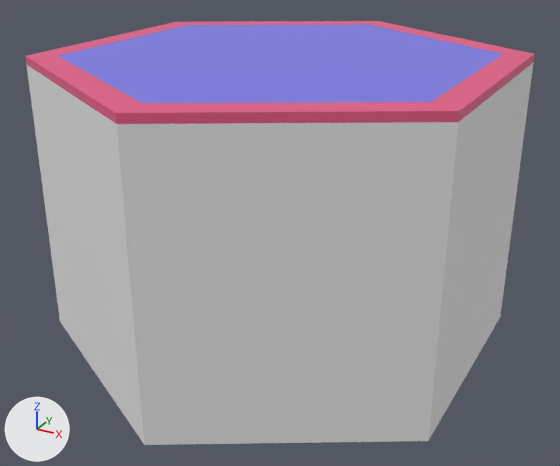
The FBX model 4XM/Assets/Prefabs/Tiles/hexBase.fbx as it was, and as the next commit left it.
Before and after are seen from a 50 mm camera at (1.48, -2.7, 0.59) aimed at (0.02, -0.06, -0.73). Arrows for +X, +Y and +Z are at lower left; the lights stay in place. Where no turn or scale is listed for an object, it has been applied to the vertices.

Before the edit, the objects in view are built like this:
```python
me_cylinder_003 = bpy.data.meshes.new('Cylinder.003')
me_cylinder_003.from_pydata(...)  # 36 vertices, 34 faces; spans x -0.87..0.87, y -1.0..1.0, z -0.58..0.61
# faces by material slot: [2, 12, 20]
me_cylinder_003.materials.append(mat_material_001)  # blue #7c7ae7
me_cylinder_003.materials.append(mat_material_002)  # pink #e75b88
me_cylinder_003.materials.append(mat_material_003)  # white #e7e7e7
# before: 30 (0.0, 0.88, 0.61) at pixel (368, 24), 31 (0.76, 0.44, 0.61) at pixel (503, 53), 32 (0.76, -0.44, 0.61) at pixel (431, 101), 33 (0.0, -0.88, 0.61) at pixel (142, 103), 34 (-0.76, -0.44, 0.61) at pixel (57, 55)
# before: 35 (-0.76, 0.44, 0.61) at pixel (186, 24)
ob_cylinder_002 = bpy.data.objects.new('Cylinder.002', me_cylinder_003)
ob_cylinder_002.location = (0.0, 0.0, -0.607)
```
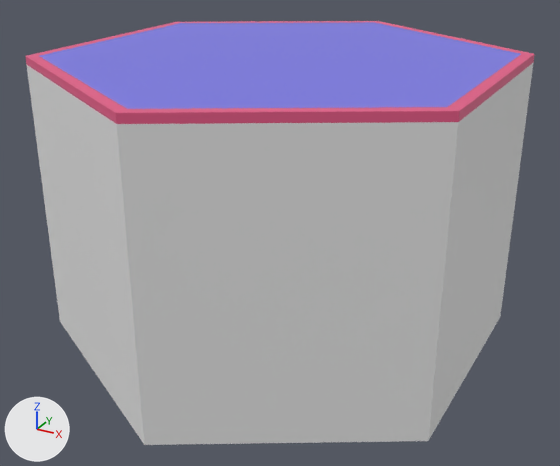
What differs and where, as boxes [x1, y1, x2, y2] in the pictures (560 x 466 px):
part 1 of me_cylinder_003, cut back: [26, 21, 534, 113] in both

The change in detail:
me_cylinder_003 has 36 vertices, 34 faces and spans x -0.87..0.87, y -1.0..1.0, z -0.58..0.61.
me_cylinder_003 is used by ob_cylinder_002; location (0.0, 0.0, -0.607).
Verts and faces of me_cylinder_003; kept vertices keep their numbers, new ones are numbered from 36.
Part 1, on me_cylinder_003:
Faces deleted: (30, 35, 34, 33), (30, 33, 32, 31).
Vertex 30 moves to (0.0, 0.95, 0.61), pixel (374, 22).
Vertex 31 moves to (0.82, 0.47, 0.61), pixel (521, 53).
Vertex 32 moves to (0.82, -0.47, 0.61), pixel (447, 107).
Vertex 33 moves to (0.0, -0.95, 0.61), pixel (127, 108).
Vertex 34 moves to (-0.82, -0.47, 0.61), pixel (38, 55).
Vertex 35 moves to (-0.82, 0.47, 0.61), pixel (180, 22).
New faces: (30, 35, 34, 33, 32, 31) (mat_material_001 (blue #7c7ae7)).
